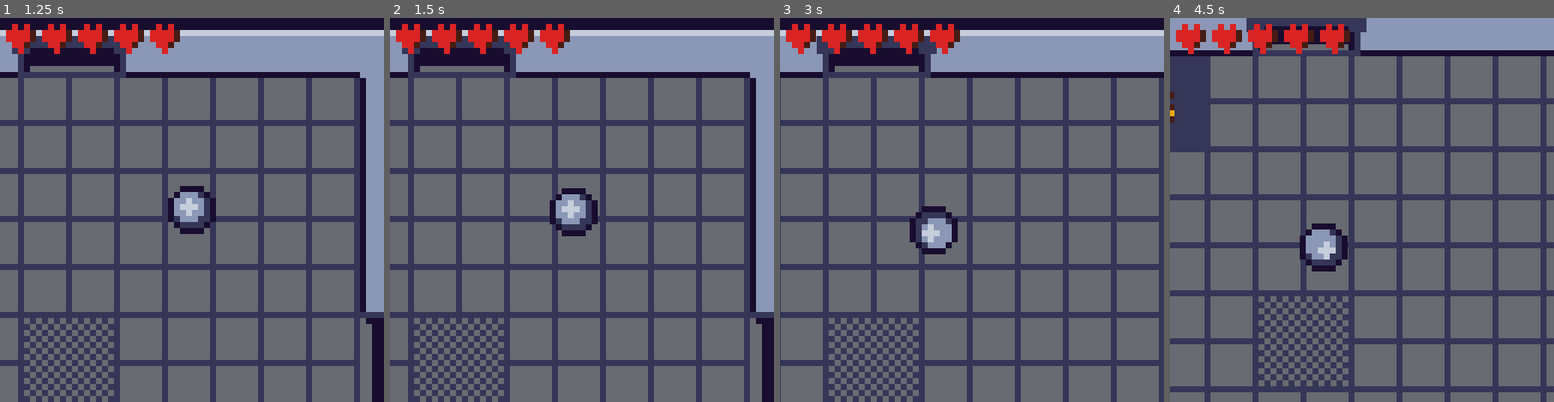
Above: before the commit, frames 1-4 (left to right).
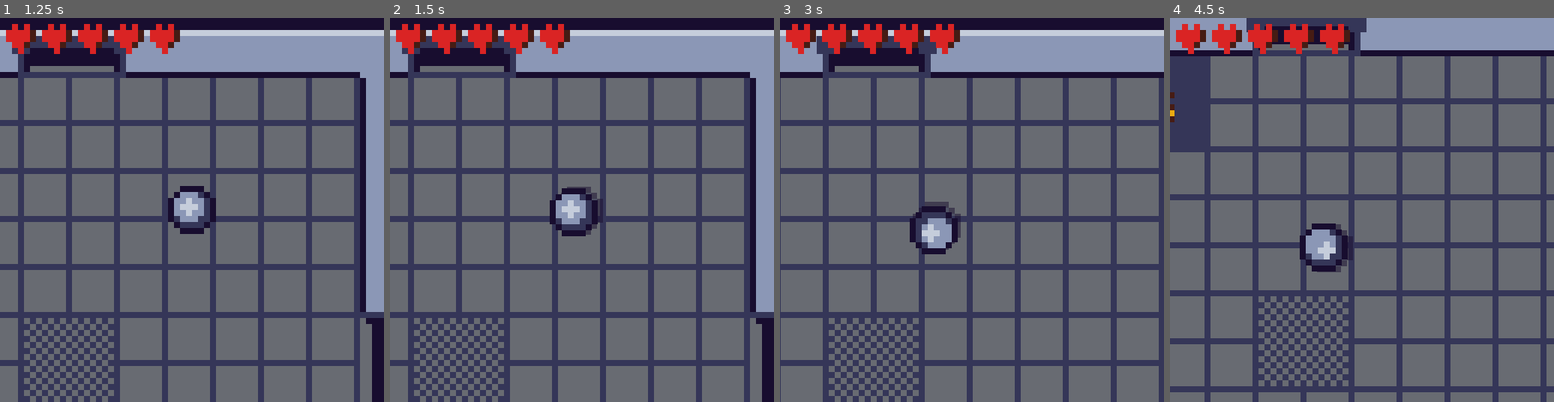
Above: after the commit, the same moments.

Repository: svntax/LowRezJam2020
Game: Godot game, scene res://Main.tscn
Same seed, same stepped clock (60 frames per second), same inputs: the game is played once before the commit and once after it.
Inputs (mouse positions are in pixels of both pictures, inside the frame that each line leads up to):
- Up to frame 1 (1.25 s): click "START" at 0.5 s
- Up to frame 2 (1.5 s): tap Enter at 1.25 s; move the mouse to (666, 190) at 1.27 s; click (666, 190) at 1.35 s
- Up to frame 3 (3 s): move the mouse to (895, 229) at 2.02 s; right-click (895, 229) at 2.1 s; move the mouse to (1010, 125) at 2.77 s; click (1010, 125) at 2.85 s
- Up to frame 4 (4.5 s): move the mouse to (1342, 286) at 3.52 s; right-click (1342, 286) at 3.6 s; move the mouse to (1477, 267) at 4.27 s; click (1477, 267) at 4.35 s

Frame 1 is identical in both runs. In frame 2, 0.1% of the frame differs, in the area x 44-55%, y 43-57%; in frame 3, 0.2%, in the area x 34-48%, y 47-61%; in frame 4, 0.1%.

Commit message:
Added particle effects to player dash.

Diff:
--- a/LevelGeneration/Rooms/TestRoom.tscn
+++ b/LevelGeneration/Rooms/TestRoom.tscn
@@ -30,10 +30,6 @@
 position = Vector2( 64, 12 )
 draw_bottom_line = true
 
-[node name="NorthDoor2" parent="." instance=ExtResource( 3 )]
-position = Vector2( 48, -10 )
-draw_bottom_line = true
-
 [node name="WestDoor" parent="." instance=ExtResource( 3 )]
 position = Vector2( 12, 64 )
 rotation = -1.57079
--- a/Player/Player.gd
+++ b/Player/Player.gd
@@ -6,7 +6,7 @@
 onready var mouse_pressed = false
 onready var right_mouse_pressed = false
 
-const POT_SHATTER_THRESHOLD = 0.8
+const DASH_MIN_SPEED = 0.8
 
 const STOP_THRESHOLD = 0.0015
 onready var damping = 0.95
@@ -20,6 +20,10 @@
 onready var game_root = get_tree().get_root().get_node("Gameplay")
 onready var top_animation_player = $TopAnimationPlayer
 onready var middle_animation_player = $MiddleAnimationPlayer
+onready var trail_particles = $TrailParticles
+onready var dash_particles = $DashParticles
+onready var dash_animation_player = $DashAnimationPlayer
+onready var dash_top_sprite = $DashTop
 
 const POWER_BAR_BACK = Color("720d0d")
 const POWER_BAR_FRONT = Color("de9751")
@@ -51,13 +55,30 @@
 		velocity = velocity.bounce(collision.normal)
 		# Speed scaling for pots
 		if collision.collider.is_in_group("Pots"):
-			if velocity.length() >= POT_SHATTER_THRESHOLD:
+			if velocity.length() >= DASH_MIN_SPEED:
 				collision.collider.shatter()
 			else:
 				# No recoil
 				pass
 
 	velocity *= damping
+
+	# Dash effect logic
+	if velocity.length() >= DASH_MIN_SPEED:
+		trail_particles.emitting = false
+		dash_particles.emitting = true
+		if dash_animation_player.current_animation != "flash_white":
+			dash_animation_player.play("flash_white", -1, 1.5)
+	elif velocity.length() >= DASH_MIN_SPEED / 2:
+		trail_particles.emitting = true
+		dash_particles.emitting = false
+		if dash_animation_player.current_animation == "flash_white":
+			dash_animation_player.play("rest")
+	else:
+		trail_particles.emitting = false
+		dash_particles.emitting = false
+		if dash_animation_player.current_animation == "flash_white":
+			dash_animation_player.play("rest")
 
 	# Rough scaling for aniamtion speed based on velocity
 	if velocity.length() > 3:
--- a/Player/Player.tscn
+++ b/Player/Player.tscn
@@ -1,9 +1,10 @@
-[gd_scene load_steps=8 format=2]
+[gd_scene load_steps=11 format=2]
 
 [ext_resource path="res://Player/Player.gd" type="Script" id=1]
 [ext_resource path="res://Player/player_base.png" type="Texture" id=2]
 [ext_resource path="res://Player/player_middle.png" type="Texture" id=3]
 [ext_resource path="res://Player/player_top.png" type="Texture" id=4]
+[ext_resource path="res://Player/player_base_white.png" type="Texture" id=5]
 
 [sub_resource type="CircleShape2D" id=1]
 radius = 4.0
@@ -42,6 +43,39 @@
 "values": [ Vector2( 0, 0 ), Vector2( 1, 0 ), Vector2( 1, 1 ), Vector2( 0, 1 ) ]
 }
 
+[sub_resource type="Animation" id=4]
+resource_name = "flash_white"
+length = 0.2
+loop = true
+tracks/0/type = "value"
+tracks/0/path = NodePath("DashTop:modulate")
+tracks/0/interp = 1
+tracks/0/loop_wrap = true
+tracks/0/imported = false
+tracks/0/enabled = true
+tracks/0/keys = {
+"times": PoolRealArray( 0 ),
+"transitions": PoolRealArray( 1 ),
+"update": 1,
+"values": [ Color( 1, 1, 1, 0.34902 ) ]
+}
+
+[sub_resource type="Animation" id=5]
+resource_name = "rest"
+length = 0.1
+tracks/0/type = "value"
+tracks/0/path = NodePath("DashTop:modulate")
+tracks/0/interp = 1
+tracks/0/loop_wrap = true
+tracks/0/imported = false
+tracks/0/enabled = true
+tracks/0/keys = {
+"times": PoolRealArray( 0 ),
+"transitions": PoolRealArray( 1 ),
+"update": 0,
+"values": [ Color( 1, 1, 1, 0 ) ]
+}
+
 [node name="Player" type="KinematicBody2D"]
 collision_layer = 2
 script = ExtResource( 1 )
@@ -64,6 +98,10 @@
 [node name="Top" type="Sprite" parent="."]
 texture = ExtResource( 4 )
 
+[node name="DashTop" type="Sprite" parent="."]
+modulate = Color( 1, 1, 1, 0 )
+texture = ExtResource( 5 )
+
 [node name="MiddleAnimationPlayer" type="AnimationPlayer" parent="."]
 anims/clockwise = SubResource( 2 )
 
@@ -75,3 +113,28 @@
 drag_margin_h_enabled = true
 drag_margin_v_enabled = true
 editor_draw_drag_margin = true
+
+[node name="TrailParticles" type="CPUParticles2D" parent="."]
+modulate = Color( 1, 1, 1, 0.498039 )
+show_behind_parent = true
+amount = 2
+lifetime = 0.2
+speed_scale = 2.0
+local_coords = false
+texture = ExtResource( 2 )
+gravity = Vector2( 0, 0 )
+
+[node name="DashParticles" type="CPUParticles2D" parent="."]
+modulate = Color( 1, 1, 1, 0.133333 )
+show_behind_parent = true
+emitting = false
+amount = 4
+lifetime = 0.2
+speed_scale = 2.0
+local_coords = false
+texture = ExtResource( 5 )
+gravity = Vector2( 0, 0 )
+
+[node name="DashAnimationPlayer" type="AnimationPlayer" parent="."]
+anims/flash_white = SubResource( 4 )
+anims/rest = SubResource( 5 )
Not shown: 2 places in LevelGeneration/DungeonTileset.tres that only renumber resources
Binary file added: Player/player_base_white.png
Not shown, added: Player/player_base_white.png.import
